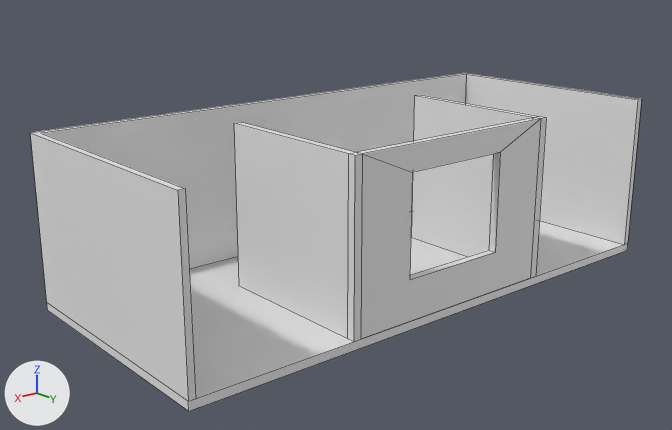
Two versions of the Blender file blender/room.blend, one commit apart.
Both versions are drawn from a 50 mm camera at (7.4, 8.12, 4.1) aimed at (0.38, -0.21, 0.79). Arrows for +X, +Y and +Z are at lower left; the lights stay in place. Mesh edges are drawn as thin lines. Materials are left out; every surface is plain grey.

Objects in the first picture: 'C Wall', 'Floor', 'Long Wall'.
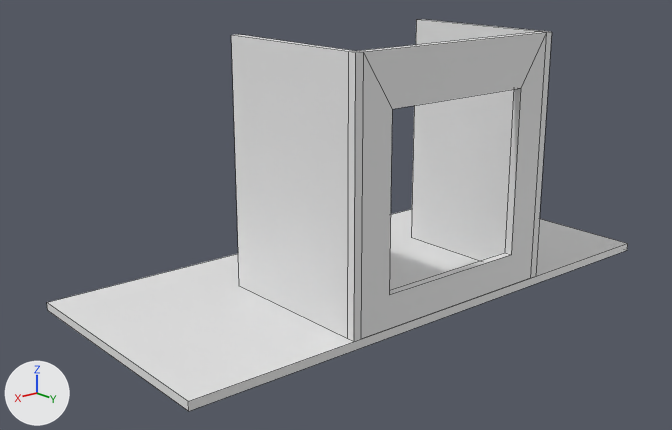
Where the change shows, as pixel boxes (x1, y1, x2, y2) in the pictures (672 x 430 px; the box of a moved part takes in the faces that stretch with it):
'C Wall', reshaped (31% taller)
    before: (234, 95, 546, 342)
    after: (231, 19, 552, 342)
'Long Wall', hidden
    before: (30, 73, 641, 401)
part 1 of me_cube, moved or reshaped
    before: (234, 95, 546, 327)
    after: (231, 19, 552, 327)
part 2 of me_cube, moved or reshaped
    before: (410, 250, 494, 279)
    after: (389, 253, 510, 295)
part 3 of me_cube, moved or reshaped
    before: (361, 119, 541, 339)
    after: (361, 32, 546, 339)

The change, as a list of edits to the scene's bpy script:
```text
Change me_cube:
    where me_cube.from_pydata(...)  # 32 vertices, 28 faces; spans x -1.47..0.63, y -1.49..1.51, z -1.0..1.0
    used by ob_c_wall; location = (0.01, 0.77, 1.0); rotation_euler = (0.0, 0.0, 1.571), in degrees (0, 0, 90)
    me_cube part 1: all 12 vertices in x -1.47..0.63, y -1.49..1.51, z 1.0 are moved by (0.0, 0.0, 1.0)
    me_cube part 2: all 2 vertices in x 0.53..0.63, y 0.71, z -0.5 are moved by (0.0, 0.3, -0.1)
    me_cube part 3: all 2 vertices in x 0.53..0.63, y 0.71, z 0.7 are moved by (0.0, 0.3, 0.7)
Change me_cube_001:
    where me_cube_001.from_pydata(...)  # 18 vertices, 11 faces; spans x -0.07..3.03, y -3.49..3.51, z -1.0..1.0
    used by ob_long_wall; location = (0.01, -1.63, 1.0); rotation_euler = (0.0, 0.0, 1.571), in degrees (0, 0, 90)
    me_cube_001 part 4: the whole mesh is scaled about its middle by (1, 1, 1.5), then moved by (0.0, 0.0, 0.5)
Change ob_long_wall:
    add ob_long_wall.hide_set(True)
```
